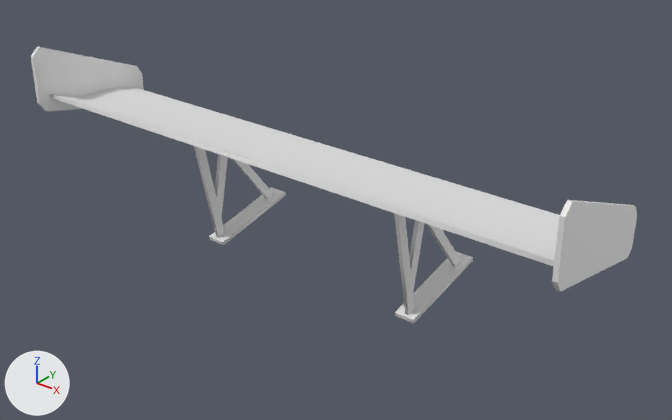
An edit to the Blender file Blender/Ford Falcon/ford.blend, drawn before and after from the same camera.
One viewpoint serves both versions: a camera (50 mm lens) standing at (2.82, -7.89, 4.4) and looking at (0.14, -4.53, 2.32). The axes (+X, +Y, +Z) are drawn at lower left. The lights are the same throughout.

The older version as bpy lines, for what is in view:
```python
me_cube = bpy.data.meshes.new('Cube')
me_cube.from_pydata(...)  # 24 vertices, 12 faces; spans x 0.0..1.66, y -0.41..0.11, z -0.11..0.16
me_cube_001 = bpy.data.meshes.new('Cube.001')
me_cube_001.from_pydata(...)  # 32 vertices, 10 faces; spans x 0.0..1.58, y -0.75..0.21, z -0.08..0.98
ob_cube = bpy.data.objects.new('Cube', me_cube)
ob_cube.location = (0.0, -4.3, 1.993)
_m = ob_cube.modifiers.new('Mirror', 'MIRROR')
_m.use_clip = True
_m = ob_cube.modifiers.new('Solidify', 'SOLIDIFY')
_m.thickness = 0.03
_m.nonmanifold_thickness_mode = 'FIXED'
_m.nonmanifold_merge_threshold = 0.0003
_m = ob_cube.modifiers.new('EdgeSplit', 'EDGE_SPLIT')
_m.use_edge_angle = False
ob_cube.hide_set(True)  # its collection is switched off
ob_cube_001 = bpy.data.objects.new('Cube.001', me_cube_001)
ob_cube_001.location = (0.0, -4.3, 1.993)
_m = ob_cube_001.modifiers.new('Solidify', 'SOLIDIFY')
_m.thickness = 0.022
_m.nonmanifold_thickness_mode = 'FIXED'
_m.nonmanifold_merge_threshold = 0.0003
_m = ob_cube_001.modifiers.new('Mirror', 'MIRROR')
_m.use_clip = True
_m = ob_cube_001.modifiers.new('EdgeSplit', 'EDGE_SPLIT')
_m.use_edge_angle = False
```
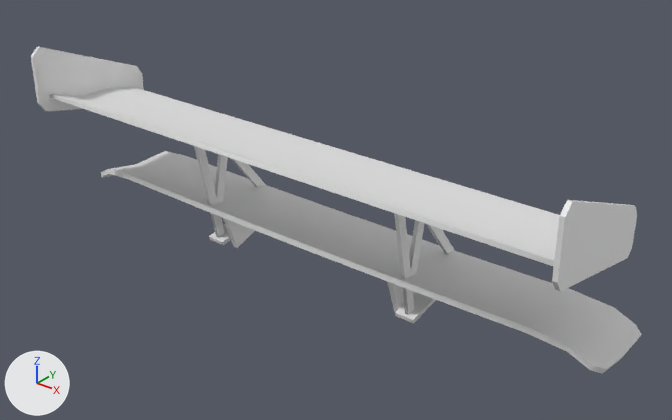
What differs and where, as boxes [x1, y1, x2, y2] in the pictures (672 x 420 px):
'Cube', shown
    after: [101, 151, 642, 374]

Edits to the bpy script that builds the scene:
```text
Change ob_cube:
    remove ob_cube.hide_set(True)  # its collection is switched off
```
